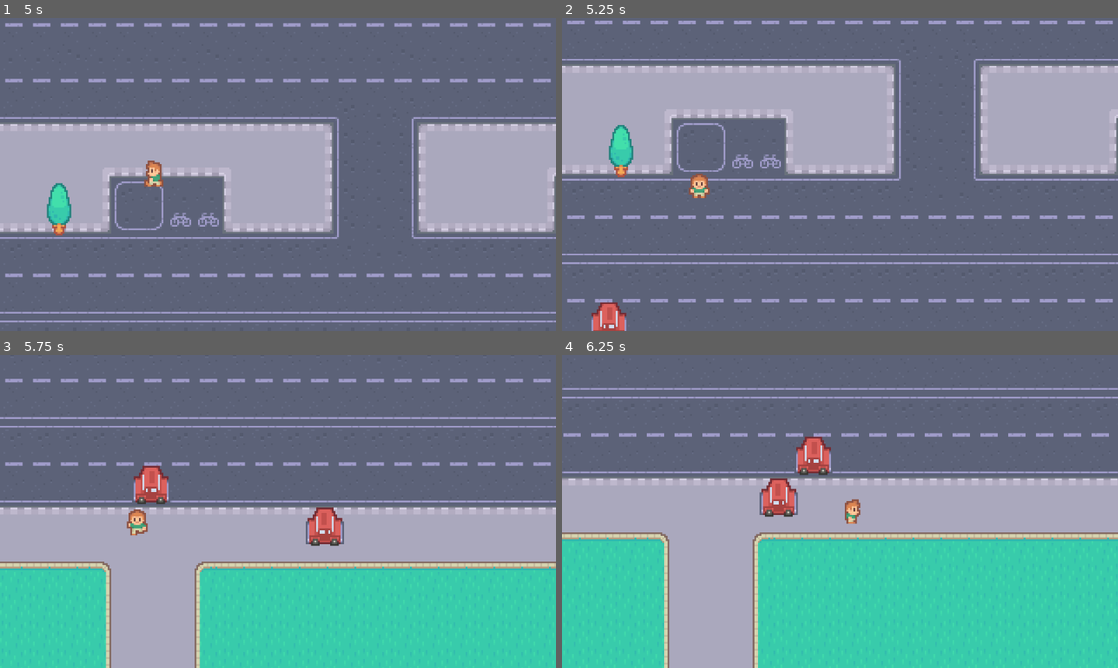
Above: before the commit, frames 1-4 (two rows, left to right).
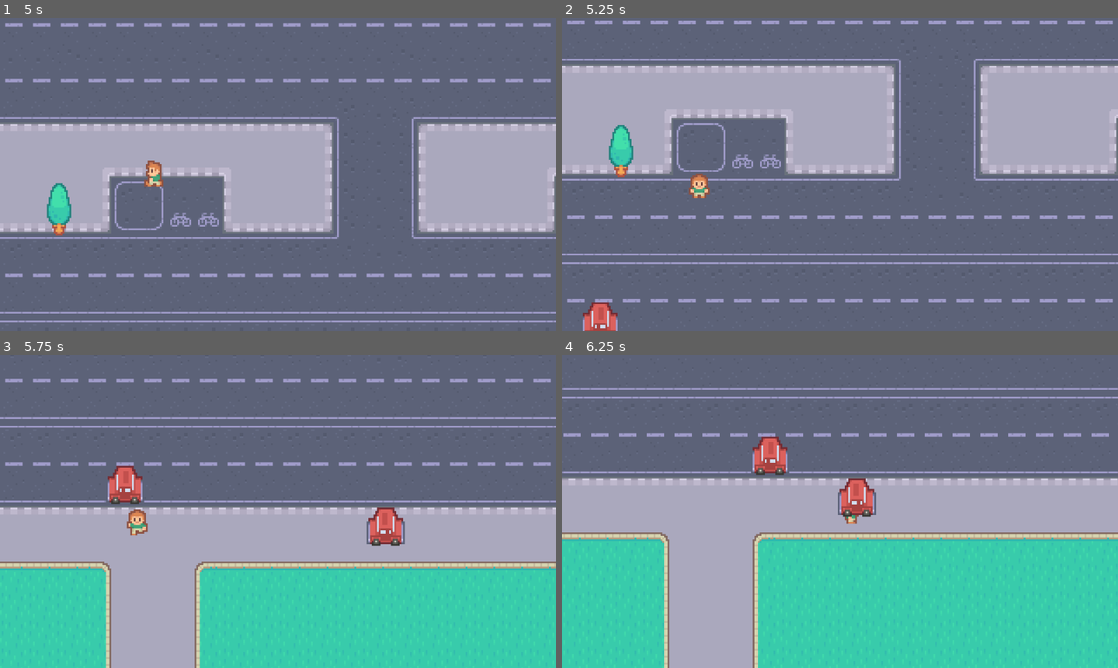
Above: after the commit, the same moments.

Repository: rachmi00/godot-lessons
Game: Godot game, scene res://scenes/game.tscn
Same seed, same stepped clock (60 frames per second), same inputs: the game is played once before the commit and once after it.
Inputs:
- Up to frame 1 (5 s): tap Enter at 0.5 s; hold Right (right) 0.53-1.28 s; tap Space (space) every 0.75 s from 0.6 to 4.35 s; hold S (down) 1.28-2.03 s; hold Right (right) 2.03-2.78 s; hold W (up) 2.78-3.53 s; hold A (left) from 3.53 s (still down)
- Up to frame 2 (5.25 s): release A (left) at 5.03 s; hold S (down) from 5.03 s (still down); tap Space (space) at 5.1 s
- Up to frame 3 (5.75 s): keep holding S (down)
- Up to frame 4 (6.25 s): release S (down) at 5.78 s; hold Right (right) from 5.78 s (still down); tap Space (space) at 5.85 s

Frame 1 is identical in both runs. In frame 2, 0.5% of the frame differs, in the area x 3-12%, y 90-100%; in frame 3, 2.5%; in frame 4, 2.7%, in the area x 34-57%, y 26-52%.

Commit message:
feat: added delta time to car positions

Diff:
--- a/scenes/car.gd
+++ b/scenes/car.gd
@@ -1,7 +1,7 @@
 extends Area2D
 
 var direction = Vector2.LEFT
-var speed = 2
+var speed = 100
 # Called when the node enters the scene tree for the first time.
 func _ready() -> void:
 	if position.x < 0:
@@ -9,7 +9,7 @@
 		$Sprite2D.flip_h = true
 # Called every frame. 'delta' is the elapsed time since the previous frame.
 func _process(delta: float) -> void:
-	position += direction * speed
+	position += direction * speed * delta
 
 
 func _on_visible_on_screen_notifier_2d_screen_exited() -> void:
